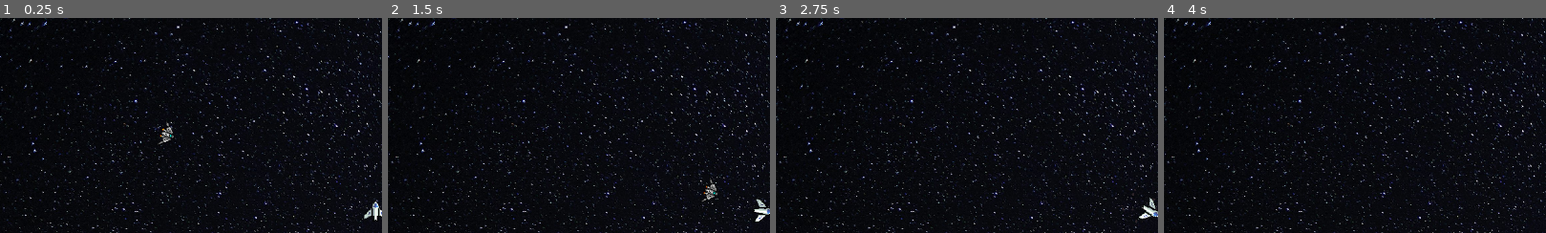
Above: before the commit, frames 1-4 (left to right).
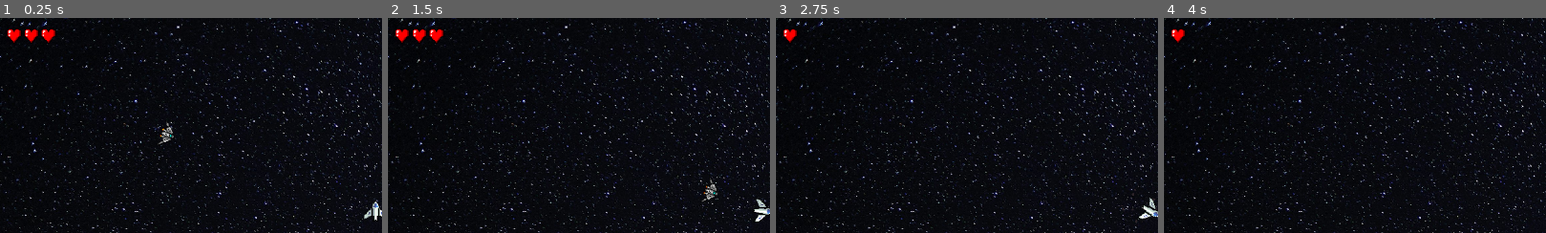
Above: after the commit, the same moments.

Repository: enricopro/via-lactea
Game: Godot game, scene res://scenes/game.tscn
Two runs of this game, one before a commit and one after it. Both use one fixed random seed, a clock stepped at 60 frames per second and the inputs below.
Inputs:
- Up to frame 1 (0.25 s): no input
- Up to frame 2 (1.5 s): hold Right (ui_right) 0.53-1.28 s; tap Space (shoot) at 0.6, 1.35 s; hold Left (ui_left) from 1.28 s (still down)
- Up to frame 3 (2.75 s): release Left (ui_left) at 2.03 s; hold Right (ui_right) from 2.03 s (still down); tap Space (shoot) at 2.1 s
- Up to frame 4 (4 s): release Right (ui_right) at 2.78 s; hold Up (ui_up) 2.78-3.53 s; tap Space (shoot) at 2.85, 3.6 s; hold Left (ui_left) from 3.53 s (still down)
The pictures show only the part of the screen within x 0-50%, y 0-50%; the shares and areas given below are measured in that part.

The runs differ from the first frame. In frame 1, 0.5% of the frame differs, in the area x 2-15%, y 4-12%; in frame 2, 0.5%; in frame 3, 0.2%; in frame 4, 0.2%.

Commit message:
Add spaceship lives

Diff:
--- a/scenes/game.tscn
+++ b/scenes/game.tscn
@@ -38,3 +38,12 @@
 position = Vector2(212, 159)
 
 [node name="EnemySpawner" parent="." instance=ExtResource("5_h8v7h")]
+
+[node name="HUD" type="CanvasLayer" parent="."]
+offset = Vector2(15, 15)
+scale = Vector2(0.5, 0.5)
+transform = Transform2D(0.5, 0, 0, 0.5, 15, 15)
+
+[node name="HeartsContainer" type="HBoxContainer" parent="HUD"]
+offset_right = 40.0
+offset_bottom = 40.0
--- /dev/null
+++ b/scenes/heart.tscn
@@ -0,0 +1,8 @@
+[gd_scene load_steps=2 format=3 uid="uid://jvq2cswhnc15"]
+
+[ext_resource type="Texture2D" uid="uid://ctfd2hamkbqo" path="res://assets/images/heart_life.png" id="1_febij"]
+
+[node name="Heart" type="TextureRect"]
+offset_right = 40.0
+offset_bottom = 40.0
+texture = ExtResource("1_febij")
--- a/scripts/spaceship.gd
+++ b/scripts/spaceship.gd
@@ -9,6 +9,10 @@
 @export var damping:       float = 0.98
 @export var bounce_factor: float = 1.3
 @export var min_bounce_speed: float = 300.0
+
+@export var heart_scene: PackedScene = preload("res://scenes/heart.tscn")
+@onready var hearts_container := get_tree().current_scene.get_node("HUD/HeartsContainer")
+var hearts: Array = []
 
 const BASE_SCREEN_SIZE: Vector2 = Vector2(1920, 1080)
 const BASE_SCALE: float = 2.0
@@ -27,6 +31,12 @@
 
 func _ready() -> void:
 	velocity = Vector2.ZERO
+
+	# Create hearts based on max_lives
+	for i in range(max_lives):
+		var heart = heart_scene.instantiate()
+		hearts_container.add_child(heart)
+		hearts.append(heart)
 
 	var screen_size = get_viewport_rect().size
 	var scale_factor = min(screen_size.x / BASE_SCREEN_SIZE.x,
@@ -88,7 +98,10 @@
 
 func take_damage(amount: int = 1) -> void:
 	current_lives -= amount
-	print("Player hit! Lives left: ", current_lives)
+
+	# Hide the heart if still in range
+	if current_lives >= 0 and current_lives < hearts.size():
+		hearts[current_lives].visible = false
 
 	if current_lives <= 0:
 		game_over()
Binary file added: assets/images/heart_life.png
Not shown, added: assets/images/heart_life.png.import
